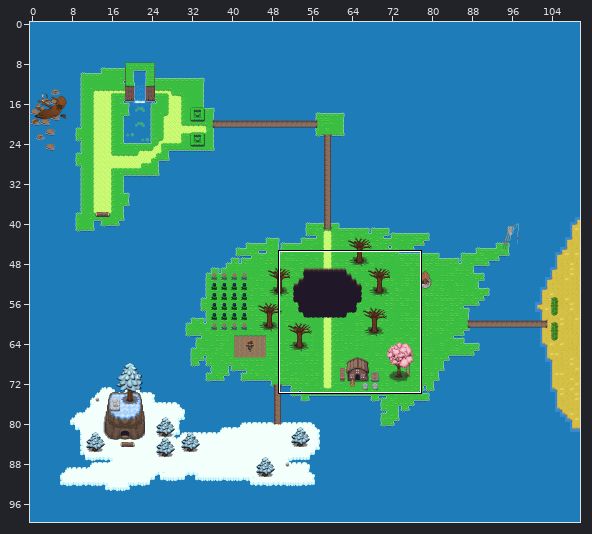
Two states of a Tiled map, src/main/resources/assets/levels/tmx/MapFinal.tmx. Above: a wide view before the commit, with the close-up outlined.
Close-up. Before the edit:
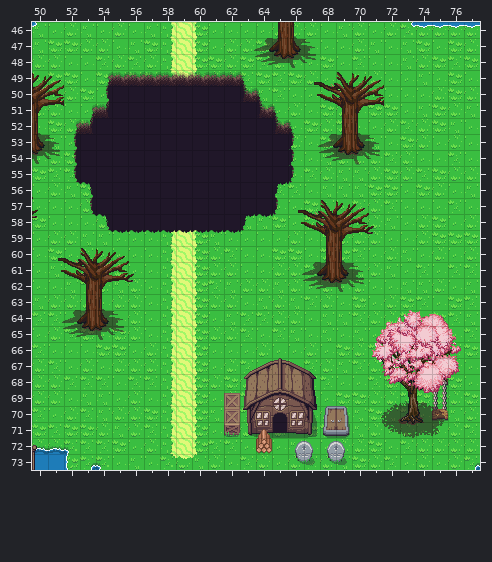
Cells are 16x16 px. Shown: x 50..77, y 46..73. The commit also changed other parts of the map, which this record leaves out.
And afterwards:
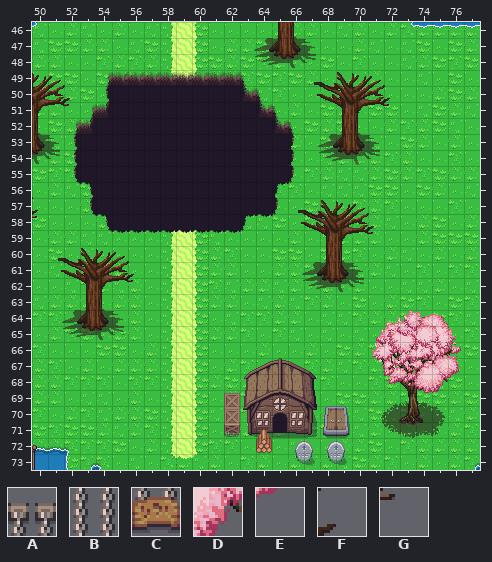
Key: from "Overworld": A 36, B 76, C 116; from "plant repack": D 120, E 146, F 343, G 369.
_ is an empty cell, . an unchanged one.
Diff:
--- layer "IslandDecoration"
@@ x 75..75 @@
-68 A
-69 B
-70 C
+68 _
+69 _
+70 _
--- layer "OnDecoration"
@@ x 75..75 @@
-68 D
-69 E
+68 _
+69 _
--- layer "AbovePlayer"
@@ x 52..72 @@
-50 _..................._
-51 _..................._
+50 F...................F
+51 G...................G
@@ x 75..75 @@
-68 _
-69 _
+68 D
+69 E
Where, in picture pixels (left, top, right, bottom), the same in both close-ups:
added: (64, 86, 70, 106)
added: (384, 86, 390, 106)
changed: (432, 379, 448, 421)
